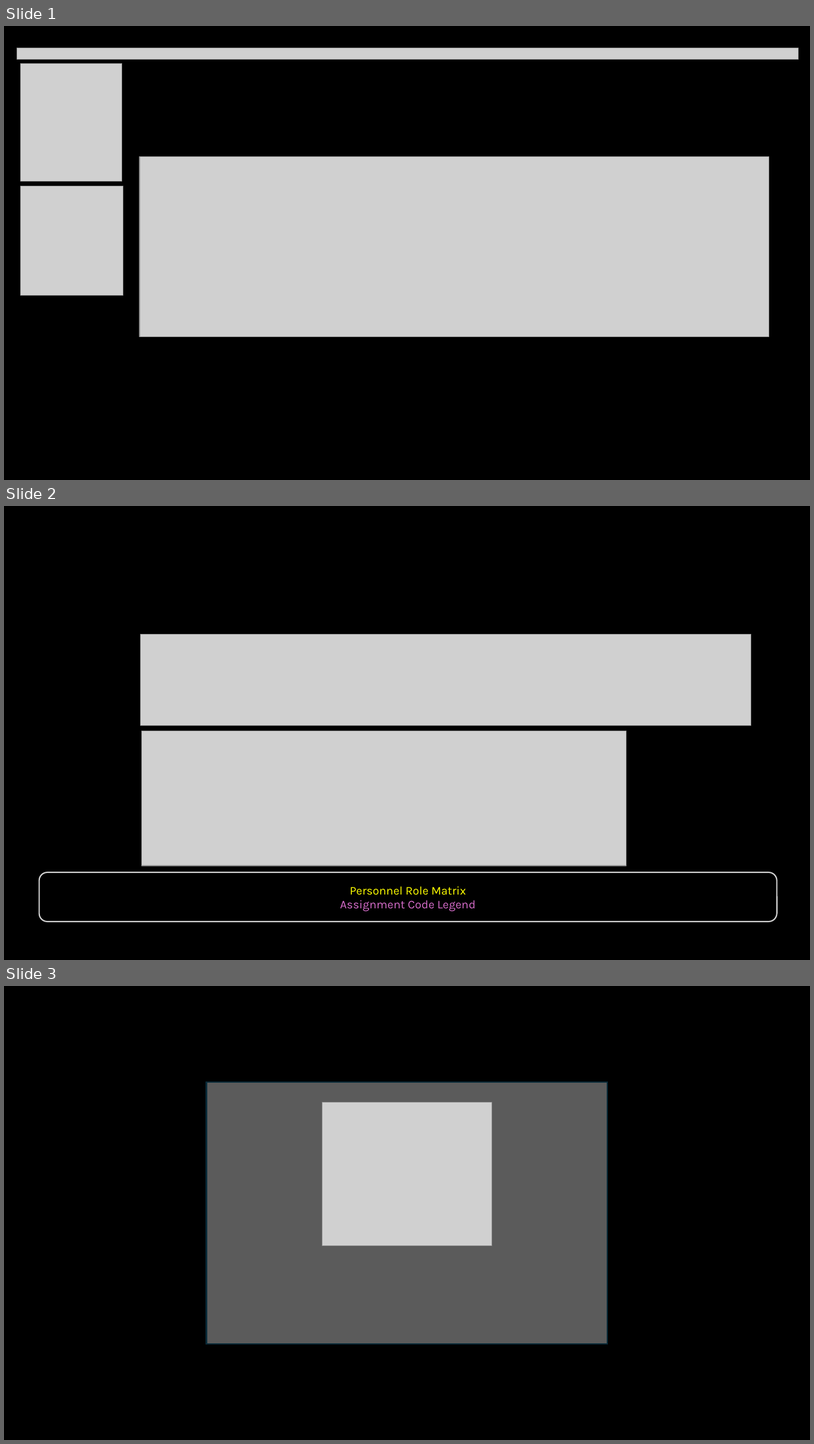
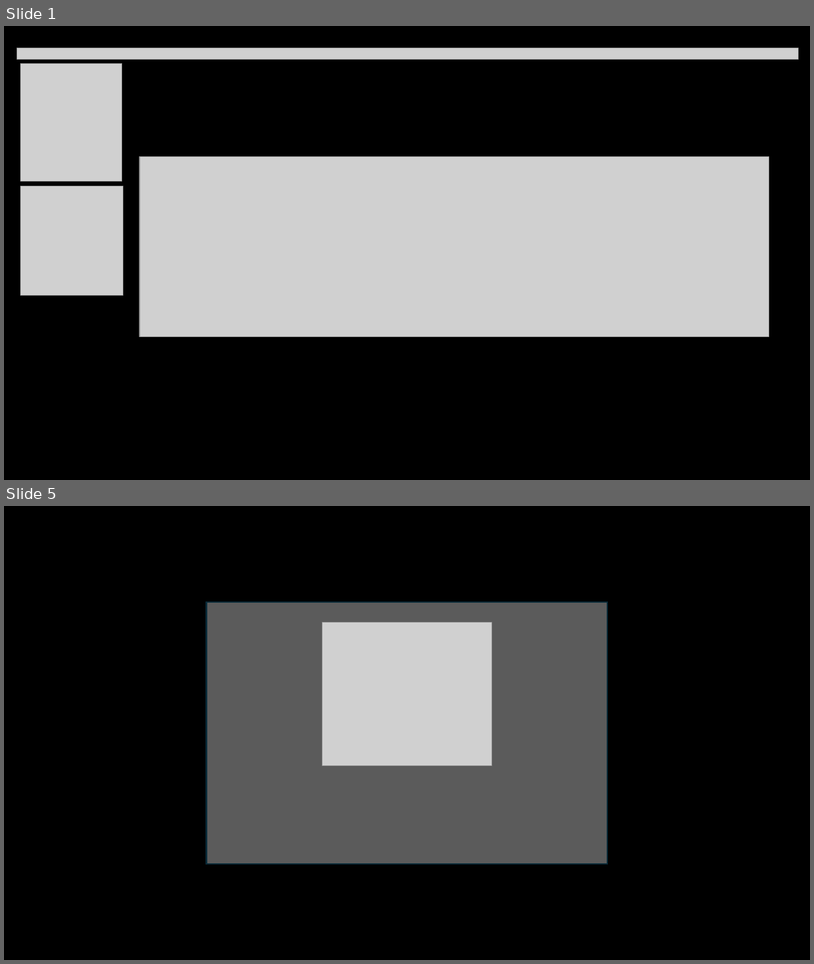
Before and after one commit to Blue4Life90/Plan_Matrix_App, a slide deck: Schedule App Packaging & Deployment/Picture edits.pptx. Shown one above the other, each under a label of ours: slides 1, 2 and 3 before the commit, slides 1 and 5 after it; the slides between them are not shown. The pictures are 814x1444 and 814x964 pixels, drawn with LibreOffice and Linux fonts; fonts in the diff are those of the drawing; grey boxes stand for pictures; background and template pictures are left out. Boxes give left, top, right and bottom in pixels: in the first picture for what was removed or moved away, otherwise in the second. Text is boxed around its words. In the diff, an @@ line names an element or a change of style, - is before the commit and + after.

```diff
--- a/Schedule App Packaging & Deployment/Picture edits.pptx
+++ b/Schedule App Packaging & Deployment/Picture edits.pptx
@@ slide 2 removed at <box>4,506,810,960</box>, background picture (left out) @@
@@ picture removed at <box>140,634,751,726</box> @@
@@ picture removed at <box>142,730,627,865</box> @@
@@ rounded rectangle removed at <box>39,872,777,921</box> @@
-Personnel Role Matrix
-Assignment Code Legend
@@ what was slide 3 is now slide 5 @@
```
Also in this commit, not shown: 3 slides added, 4 other files.
